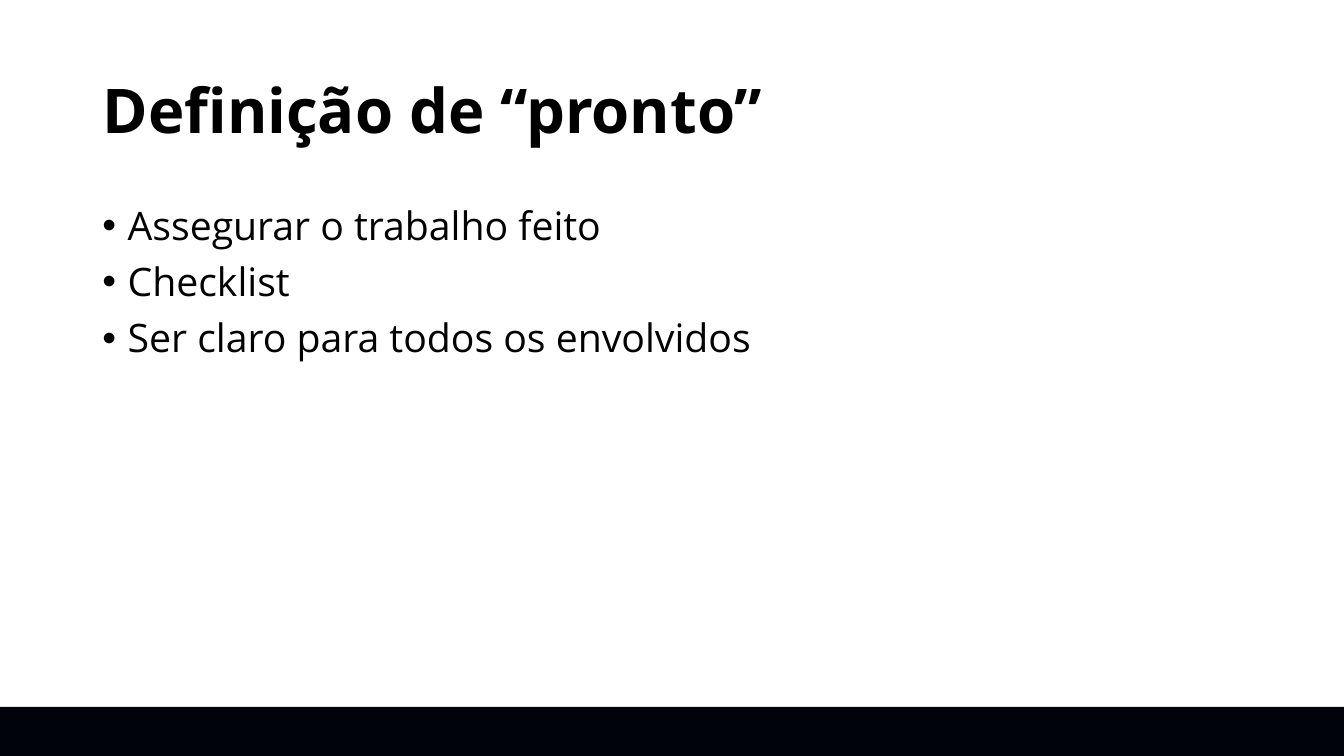
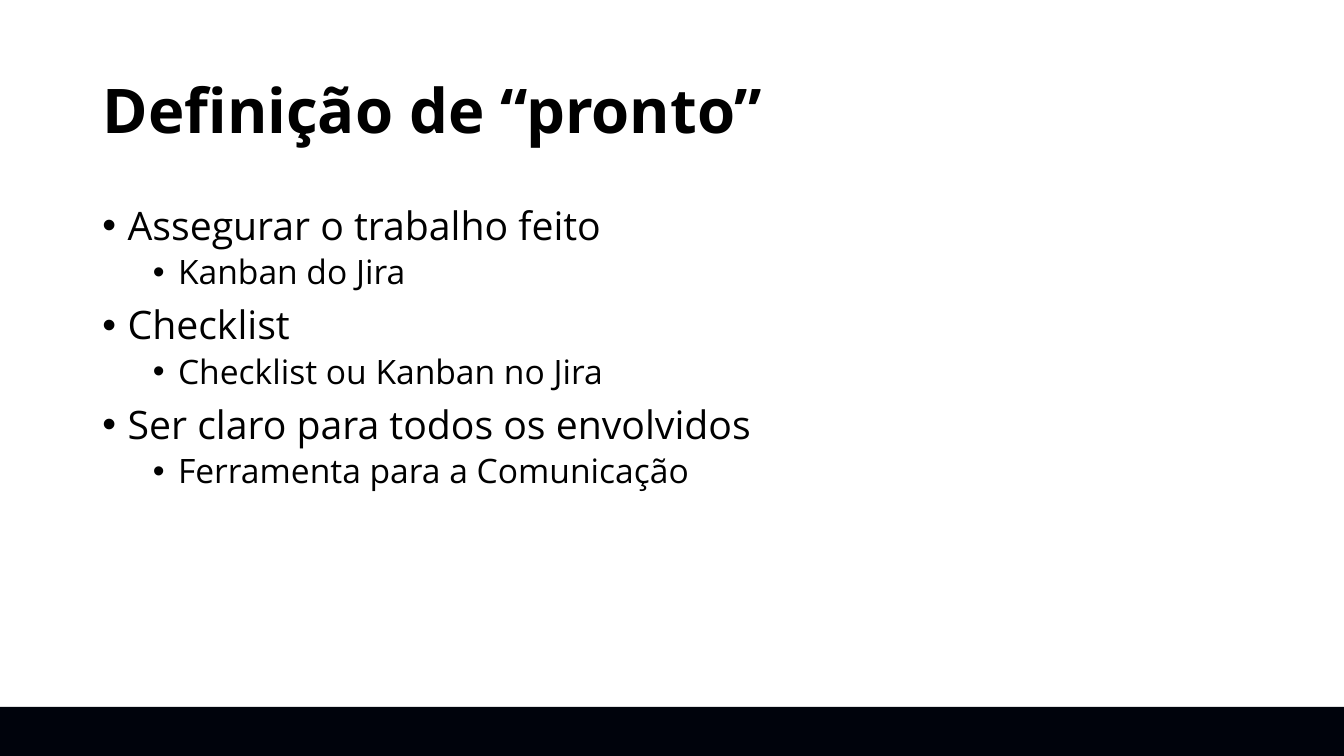
Before and after one commit to is44c/ALM-SerenityBR, a slide deck: slide 17 of Guias/Scrum e Jira/TreinamentoJira_ScrumMasterPO.pptx (slide 10 before the commit). Drawn at 1344x756 pixels with LibreOffice and Linux fonts; fonts in the diff are those of the drawing; background and template pictures are left out. Boxes give left, top, right and bottom in pixels: in the first picture for what was removed or moved away, otherwise in the second. Text is boxed around its words. In the diff, an @@ line names an element or a change of style, - is before the commit and + after.

```diff
--- a/Guias/Scrum e Jira/TreinamentoJira_ScrumMasterPO.pptx
+++ b/Guias/Scrum e Jira/TreinamentoJira_ScrumMasterPO.pptx
@@ text at (178,258,405,291): paragraph added @@
+  • Kanban do Jira
@@ text at (178,358,603,391): paragraph added @@
+  • Checklist ou Kanban no Jira
@@ text at (178,458,689,491): paragraph added @@
+  • Ferramenta para a Comunicação
```
Also in this commit, not shown: 5 other slides changed, 8 slides added, 7 other files.
